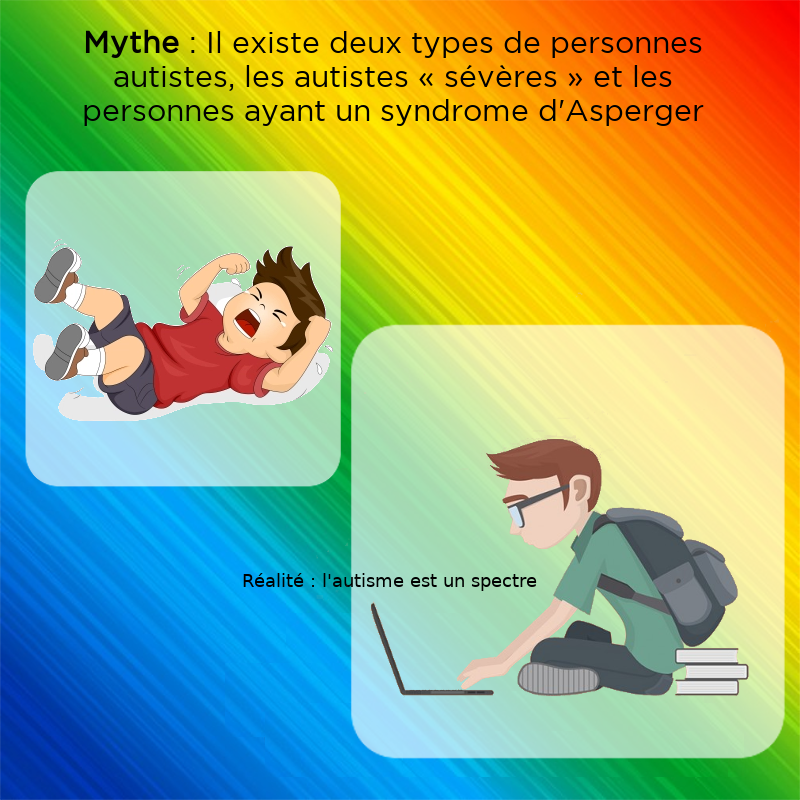
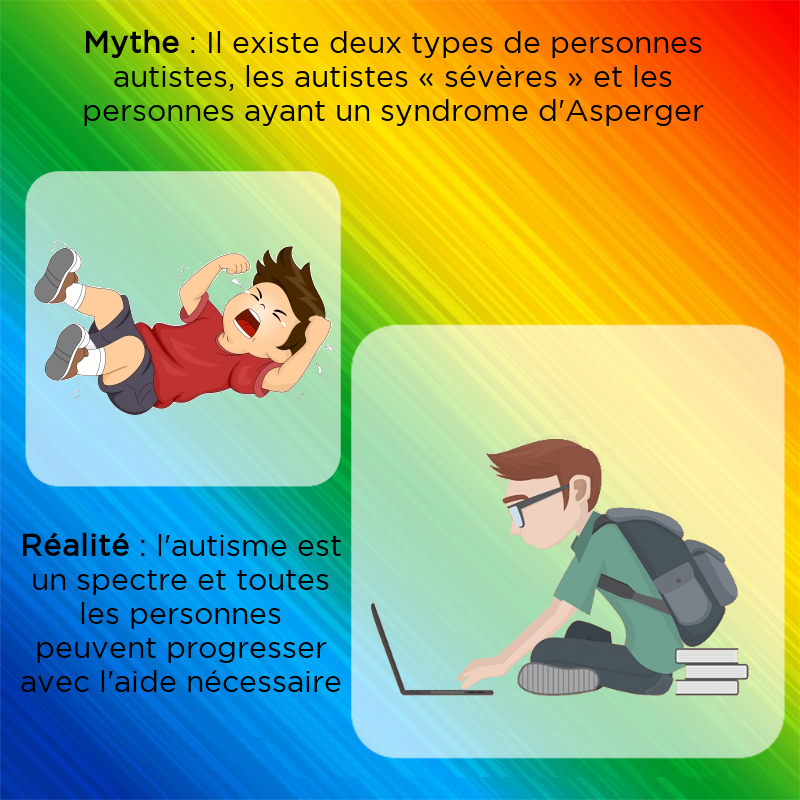
Comparing the layer stacks of the two 800px x 800px images. Changes:
painted on "Réalité : l'autisme est un spe..." over [21, 532, 537, 692]
painted on "Clipboard #3" over [33, 279, 330, 421]
